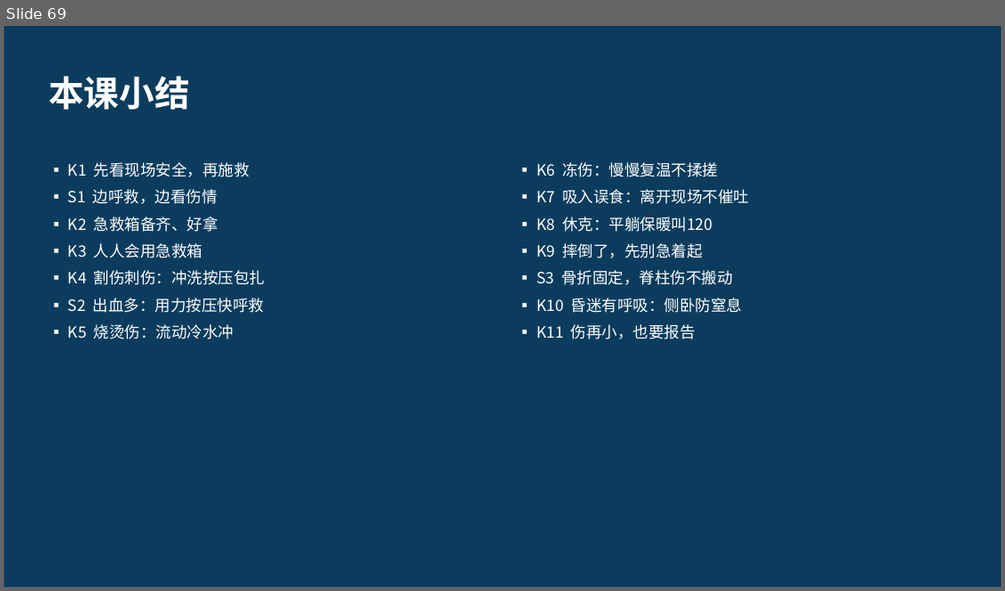
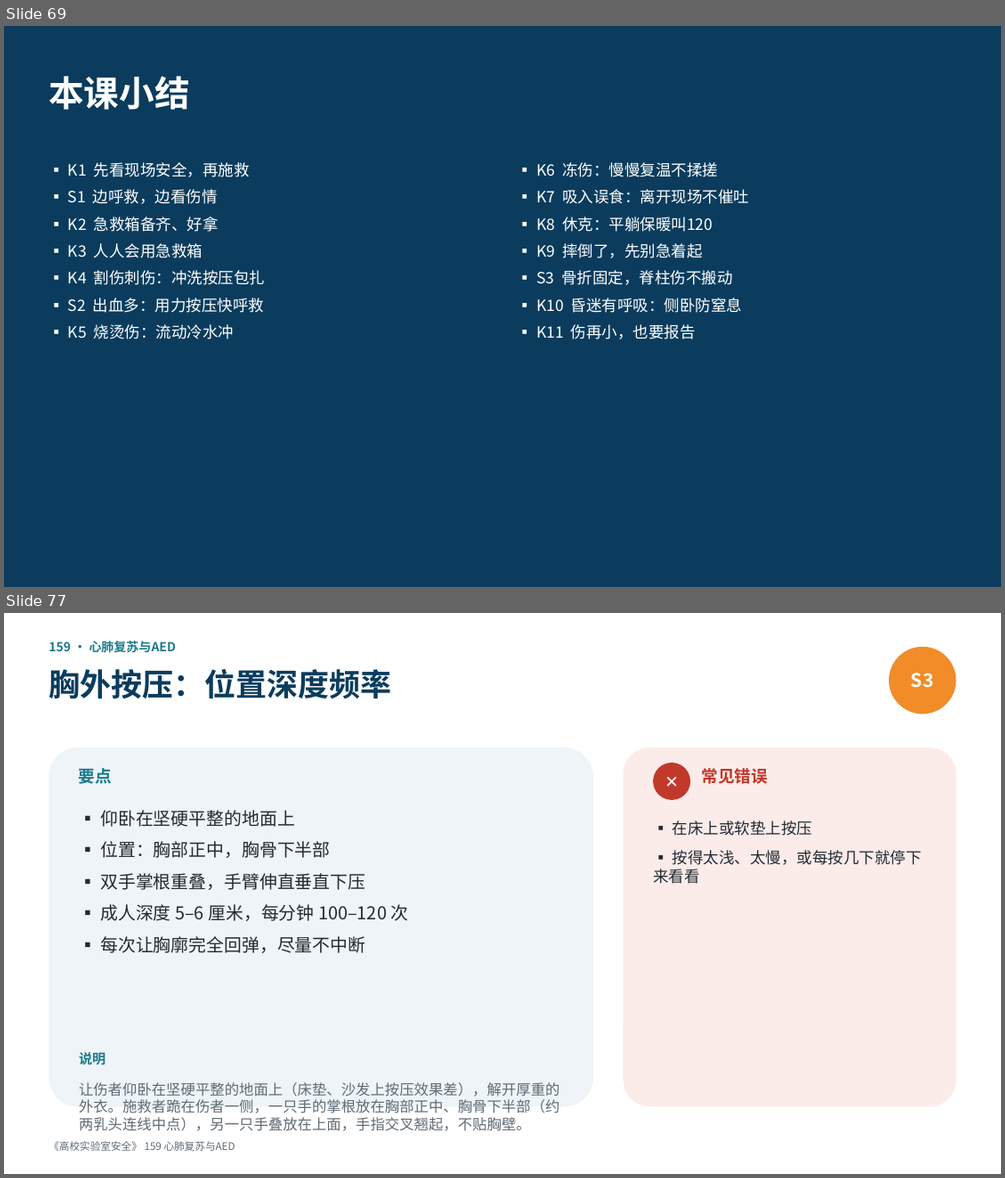
Before and after one commit to hanrongwx-max/videoyoutubo, a slide deck: course/高校实验室安全/课件/第14章_应急处置与事故调查.pptx. Shown one above the other, each under a label of ours: slide 69 before the commit, slides 69 and 77 after it; the slides between them are not shown. The pictures are 1005x591 and 1005x1178 pixels, drawn with LibreOffice and Linux fonts; fonts in the diff are those of the drawing. Boxes give left, top, right and bottom in pixels: in the first picture for what was removed or moved away, otherwise in the second. Text is boxed around its words. In the diff, an @@ line names an element or a change of style, - is before the commit and + after.

```diff
--- a/course/高校实验室安全/课件/第14章_应急处置与事故调查.pptx
+++ b/course/高校实验室安全/课件/第14章_应急处置与事故调查.pptx
@@ slide 77 added at [4, 613, 1001, 1174], background #FFFFFF @@
@@ text added at [48, 641, 177, 653], 12 pt, text #1D7A8C, bold @@
+159 · 心肺复苏与AED
@@ ellipse added at [889, 647, 956, 714], fill #F28C28, 18 pt, text #FFFFFF, bold @@
+S3
@@ text added at [48, 669, 391, 699], 30 pt, text #0B3C5D, bold @@
+胸外按压：位置深度频率
@@ rounded rectangle added at [48, 747, 593, 1107], fill #EEF4F7 @@
@@ text added at [79, 768, 112, 784], 16 pt, text #1D7A8C, bold @@
+要点
@@ rounded rectangle added at [623, 747, 956, 1107], fill #FBECEA @@
@@ ellipse added at [653, 763, 690, 800], fill #C0392B, 16 pt, text #FFFFFF, bold @@
+✕
@@ text added at [702, 768, 768, 784], 16 pt, text #C0392B, bold @@
+常见错误
@@ text added at [100, 810, 409, 953], 17 pt, text #222B33 @@
+▪ 仰卧在坚硬平整的地面上
+▪ 位置：胸部正中，胸骨下半部
+▪ 双手掌根重叠，手臂伸直垂直下压
+▪ 成人深度 5–6 厘米，每分钟 100–120 次
+▪ 每次让胸廓完全回弹，尽量不中断
@@ text added at [653, 820, 922, 884], 15 pt, text #222B33 @@
+▪ 在床上或软垫上按压
+▪ 按得太浅、太慢，或每按几下就停下来看看
@@ text added at [79, 1052, 105, 1064], 13 pt, text #1D7A8C, bold @@
+说明
@@ text added at [79, 1082, 559, 1131], 14 pt, text #5F6B75 @@
+让伤者仰卧在坚硬平整的地面上（床垫、沙发上按压效果差），解开厚重的外衣。施救者跪在伤者一侧，一只手的掌根放在胸部正中、胸骨下半部（约两乳头连线中点），另一只手叠放在上面，手指交叉翘起，不贴胸壁。
@@ text added at [48, 1141, 235, 1151], 10 pt, text #5F6B75 @@
+《高校实验室安全》 159 心肺复苏与AED
```
Also in this commit, not shown: 15 other slides added, 2 other files.
